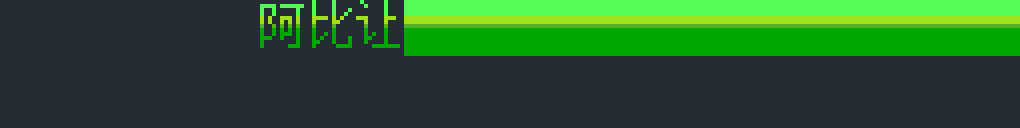
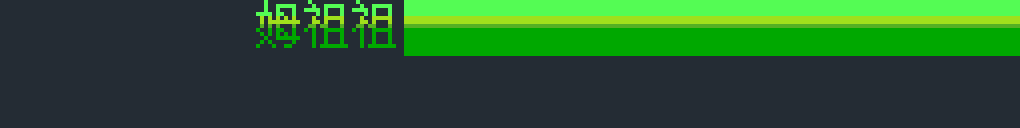
Layer changes from the first 1020×128 image to the second:
painted on "图层 8" over [256, 0, 400, 48]
